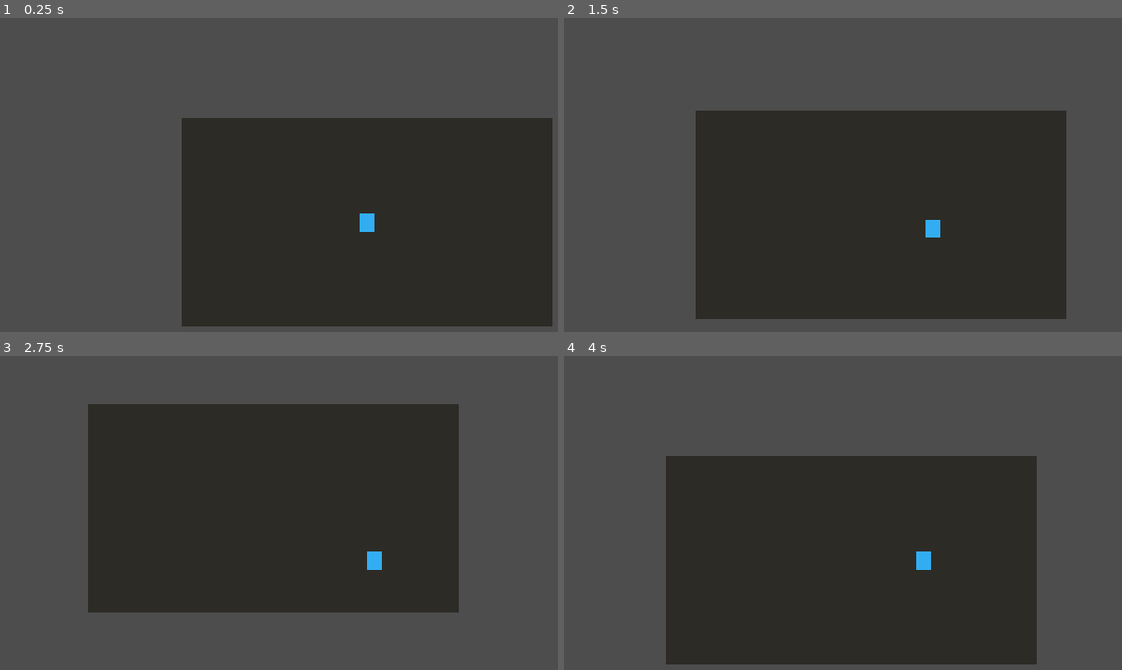
Above: before the commit, frames 1-4 (two rows, left to right).
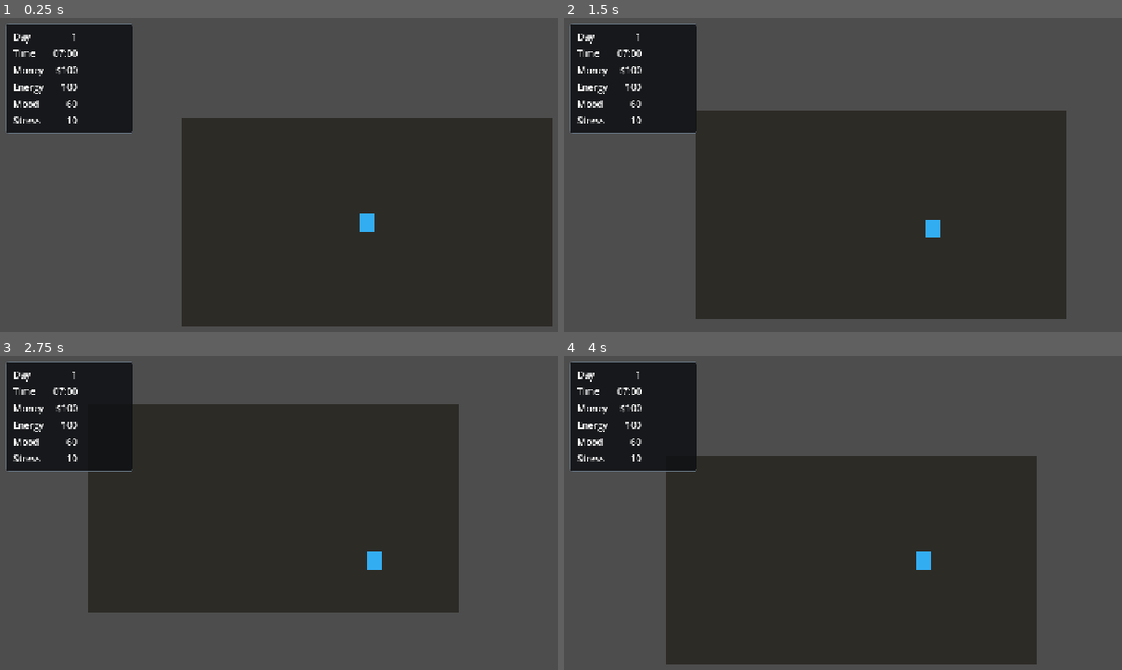
Above: after the commit, the same moments.

Repository: Issac-WYZ/after-work
Game: Godot game, scene res://scenes/apartment/Apartment.tscn
The game is run twice, just before and just after one commit, with the same random seed, the same clock (stepped at 60 frames per second) and the same inputs.
Inputs:
- Up to frame 1 (0.25 s): no input
- Up to frame 2 (1.5 s): tap Enter at 0.5 s; hold D (move_right) 0.53-1.28 s; hold S (move_down) from 1.28 s (still down)
- Up to frame 3 (2.75 s): release S (move_down) at 2.03 s; hold D (move_right) from 2.03 s (still down)
- Up to frame 4 (4 s): release D (move_right) at 2.78 s; hold W (move_up) 2.78-3.53 s; hold A (move_left) from 3.53 s (still down)

The runs differ from the first frame. In frame 1, 7.9% of the frame differs, in the area x 0-24%, y 1-37%; in frame 2, 7.9%; in frame 3, 7.9%; in frame 4, 7.9%.

Commit message:
feat: add game state and status hud

Diff:
--- a/project.godot
+++ b/project.godot
@@ -15,6 +15,10 @@
 config/version="0.1.0-dev"
 run/main_scene="res://scenes/apartment/Apartment.tscn"
 config/features=PackedStringArray("4.6")
+
+[autoload]
+
+GameState="*res://scripts/core/game_state.gd"
 
 [display]
 
--- a/scenes/apartment/Apartment.tscn
+++ b/scenes/apartment/Apartment.tscn
@@ -1,6 +1,7 @@
-[gd_scene load_steps=4 format=3]
+[gd_scene load_steps=5 format=3]
 
 [ext_resource type="PackedScene" path="res://scenes/shared/Player.tscn" id="1_player"]
+[ext_resource type="PackedScene" path="res://ui/hud/StatusHUD.tscn" id="2_status_hud"]
 
 [sub_resource type="RectangleShape2D" id="RectangleShape2D_wall_horizontal"]
 size = Vector2(672, 32)
@@ -42,3 +43,5 @@
 
 [node name="Player" parent="." instance=ExtResource("1_player")]
 position = Vector2(0, 0)
+
+[node name="StatusHUD" parent="." instance=ExtResource("2_status_hud")]
--- /dev/null
+++ b/scripts/core/game_state.gd
@@ -0,0 +1,73 @@
+extends Node
+
+signal status_changed(status: Dictionary)
+
+const MIN_STAT := 0
+const MAX_STAT := 100
+
+var day: int = 1
+var current_time: String = "07:00"
+var money: int = 100
+var energy: int = 100
+var mood: int = 60
+var stress: int = 10
+
+func _ready() -> void:
+	status_changed.emit(get_status())
+
+func get_status() -> Dictionary:
+	return {
+		"day": day,
+		"time": current_time,
+		"money": money,
+		"energy": energy,
+		"mood": mood,
+		"stress": stress,
+	}
+
+func set_time(value: String) -> void:
+	current_time = value
+	_emit_status_changed()
+
+func add_money(amount: int) -> void:
+	money = max(0, money + amount)
+	_emit_status_changed()
+
+func spend_money(cost: int) -> bool:
+	if cost < 0:
+		return false
+
+	if money < cost:
+		return false
+
+	money -= cost
+	_emit_status_changed()
+	return true
+
+func add_energy(amount: int) -> void:
+	energy = clampi(energy + amount, MIN_STAT, MAX_STAT)
+	_emit_status_changed()
+
+func add_mood(amount: int) -> void:
+	mood = clampi(mood + amount, MIN_STAT, MAX_STAT)
+	_emit_status_changed()
+
+func add_stress(amount: int) -> void:
+	stress = clampi(stress + amount, MIN_STAT, MAX_STAT)
+	_emit_status_changed()
+
+func advance_day() -> void:
+	day += 1
+	_emit_status_changed()
+
+func reset_to_initial_state() -> void:
+	day = 1
+	current_time = "07:00"
+	money = 100
+	energy = 100
+	mood = 60
+	stress = 10
+	_emit_status_changed()
+
+func _emit_status_changed() -> void:
+	status_changed.emit(get_status())
--- /dev/null
+++ b/scripts/ui/ui_manager.gd
@@ -0,0 +1,26 @@
+extends CanvasLayer
+
+@onready var day_value: Label = $Root/StatusPanel/MarginContainer/GridContainer/DayValue
+@onready var time_value: Label = $Root/StatusPanel/MarginContainer/GridContainer/TimeValue
+@onready var money_value: Label = $Root/StatusPanel/MarginContainer/GridContainer/MoneyValue
+@onready var energy_value: Label = $Root/StatusPanel/MarginContainer/GridContainer/EnergyValue
+@onready var mood_value: Label = $Root/StatusPanel/MarginContainer/GridContainer/MoodValue
+@onready var stress_value: Label = $Root/StatusPanel/MarginContainer/GridContainer/StressValue
+
+func _ready() -> void:
+	if not GameState.status_changed.is_connected(_on_status_changed):
+		GameState.status_changed.connect(_on_status_changed)
+
+	_on_status_changed(GameState.get_status())
+
+func _exit_tree() -> void:
+	if GameState.status_changed.is_connected(_on_status_changed):
+		GameState.status_changed.disconnect(_on_status_changed)
+
+func _on_status_changed(status: Dictionary) -> void:
+	day_value.text = str(status["day"])
+	time_value.text = str(status["time"])
+	money_value.text = "$%d" % int(status["money"])
+	energy_value.text = "%d" % int(status["energy"])
+	mood_value.text = "%d" % int(status["mood"])
+	stress_value.text = "%d" % int(status["stress"])
--- /dev/null
+++ b/ui/hud/StatusHUD.tscn
@@ -0,0 +1,103 @@
+[gd_scene load_steps=3 format=3]
+
+[ext_resource type="Script" path="res://scripts/ui/ui_manager.gd" id="1_ui_manager"]
+
+[sub_resource type="StyleBoxFlat" id="StyleBoxFlat_status_panel"]
+bg_color = Color(0.055, 0.063, 0.075, 0.86)
+border_width_left = 1
+border_width_top = 1
+border_width_right = 1
+border_width_bottom = 1
+border_color = Color(0.42, 0.48, 0.53, 0.8)
+corner_radius_top_left = 4
+corner_radius_top_right = 4
+corner_radius_bottom_right = 4
+corner_radius_bottom_left = 4
+
+[node name="StatusHUD" type="CanvasLayer"]
+script = ExtResource("1_ui_manager")
+
+[node name="Root" type="Control" parent="."]
+layout_mode = 3
+anchors_preset = 15
+anchor_right = 1.0
+anchor_bottom = 1.0
+grow_horizontal = 2
+grow_vertical = 2
+mouse_filter = 2
+
+[node name="StatusPanel" type="PanelContainer" parent="Root"]
+custom_minimum_size = Vector2(220, 0)
+layout_mode = 1
+offset_left = 16.0
+offset_top = 16.0
+offset_right = 236.0
+offset_bottom = 190.0
+theme_override_styles/panel = SubResource("StyleBoxFlat_status_panel")
+
+[node name="MarginContainer" type="MarginContainer" parent="Root/StatusPanel"]
+layout_mode = 2
+theme_override_constants/margin_left = 12
+theme_override_constants/margin_top = 10
+theme_override_constants/margin_right = 12
+theme_override_constants/margin_bottom = 10
+
+[node name="GridContainer" type="GridContainer" parent="Root/StatusPanel/MarginContainer"]
+layout_mode = 2
+theme_override_constants/h_separation = 16
+theme_override_constants/v_separation = 6
+columns = 2
+
+[node name="DayLabel" type="Label" parent="Root/StatusPanel/MarginContainer/GridContainer"]
+layout_mode = 2
+text = "Day"
+
+[node name="DayValue" type="Label" parent="Root/StatusPanel/MarginContainer/GridContainer"]
+layout_mode = 2
+text = "1"
+horizontal_alignment = 2
+
+[node name="TimeLabel" type="Label" parent="Root/StatusPanel/MarginContainer/GridContainer"]
+layout_mode = 2
+text = "Time"
+
+[node name="TimeValue" type="Label" parent="Root/StatusPanel/MarginContainer/GridContainer"]
+layout_mode = 2
+text = "07:00"
+horizontal_alignment = 2
+
+[node name="MoneyLabel" type="Label" parent="Root/StatusPanel/MarginContainer/GridContainer"]
+layout_mode = 2
+text = "Money"
+
+[node name="MoneyValue" type="Label" parent="Root/StatusPanel/MarginContainer/GridContainer"]
+layout_mode = 2
+text = "$100"
+horizontal_alignment = 2
+
+[node name="EnergyLabel" type="Label" parent="Root/StatusPanel/MarginContainer/GridContainer"]
+layout_mode = 2
+text = "Energy"
+
+[node name="EnergyValue" type="Label" parent="Root/StatusPanel/MarginContainer/GridContainer"]
+layout_mode = 2
+text = "100"
+horizontal_alignment = 2
+
+[node name="MoodLabel" type="Label" parent="Root/StatusPanel/MarginContainer/GridContainer"]
+layout_mode = 2
+text = "Mood"
+
+[node name="MoodValue" type="Label" parent="Root/StatusPanel/MarginContainer/GridContainer"]
+layout_mode = 2
+text = "60"
+horizontal_alignment = 2
+
+[node name="StressLabel" type="Label" parent="Root/StatusPanel/MarginContainer/GridContainer"]
+layout_mode = 2
+text = "Stress"
+
+[node name="StressValue" type="Label" parent="Root/StatusPanel/MarginContainer/GridContainer"]
+layout_mode = 2
+text = "10"
+horizontal_alignment = 2
Not shown, changed: DEVLOG.md
